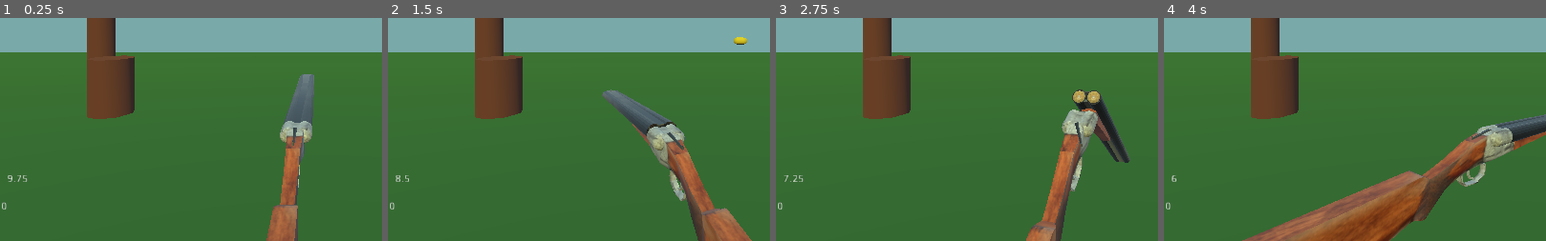
Above: before the commit, frames 1-4 (left to right).
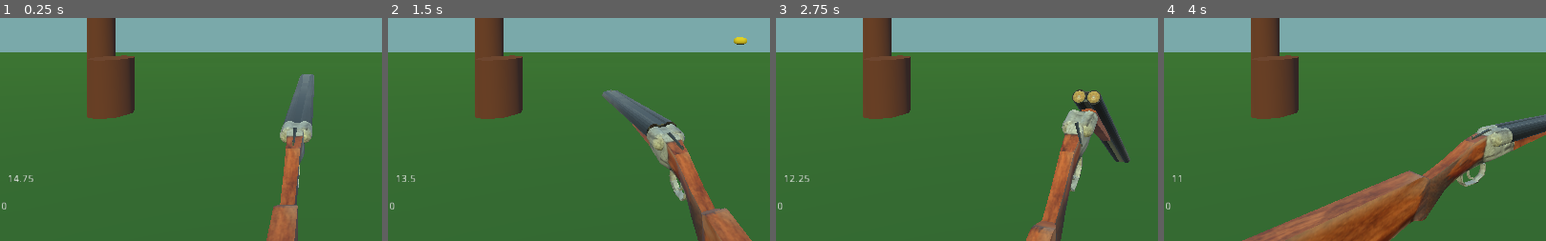
Above: after the commit, the same moments.

Repository: zMenta/CapsuleHunt3D
Game: Godot game, scene res://Main/Main.tscn
Two runs of this game, one before a commit and one after it. Both use one fixed random seed, a clock stepped at 60 frames per second and the inputs below.
Inputs (mouse positions are % of the whole screen's width and height, from its top left):
- Up to frame 1 (0.25 s): no input
- Up to frame 2 (1.5 s): tap Enter at 0.5 s; move the mouse to (72, 45) at 0.52 s; press the mouse at (72, 45) at 0.53 s; tap Space at 1.25 s; move the mouse to (30, 55) at 1.27 s; release the mouse at (30, 55) at 1.28 s; click (30, 55) at 1.35 s
- Up to frame 3 (2.75 s): move the mouse to (60, 28) at 2.02 s; press the mouse at (60, 28) at 2.03 s
- Up to frame 4 (4 s): move the mouse to (45, 70) at 2.77 s; release the mouse at (45, 70) at 2.78 s; click (45, 70) at 2.85 s; move the mouse to (80, 65) at 3.52 s; press the mouse at (80, 65) at 3.53 s
The pictures show only the part of the screen within x 8-58%, y 50-100%; the shares and areas given below are measured in that part.

The runs differ from the first frame. In frame 1, 0.1% of the frame differs, in the area x 2-9%, y 70-74%; in frame 2, less than 0.1%; in frame 3, 0.1%; in frame 4, less than 0.1%.

Commit message:
TimeDuck Kill BugFix

Diff:
--- a/DuckHunt3D/Main/Main.gd
+++ b/DuckHunt3D/Main/Main.gd
@@ -20,8 +20,8 @@
 		$GUI.point_made_animation()
 		current_score += 100
 		$GUI.change_score(current_score)
-	if duck_body.is_in_group("time_duck"):
-		$GameTimer.start($GameTimer.time_left + 4.0)
+		if duck_body.is_in_group("time_duck"):
+			$GameTimer.start($GameTimer.time_left + 4.0)
 
 
 func _on_GameTimer_timeout():
--- a/DuckHunt3D/Main/Main.tscn
+++ b/DuckHunt3D/Main/Main.tscn
@@ -12,7 +12,7 @@
 [node name="GUI" parent="." instance=ExtResource( 3 )]
 
 [node name="GameTimer" type="Timer" parent="."]
-wait_time = 10.0
+wait_time = 15.0
 one_shot = true
 autostart = true
 
